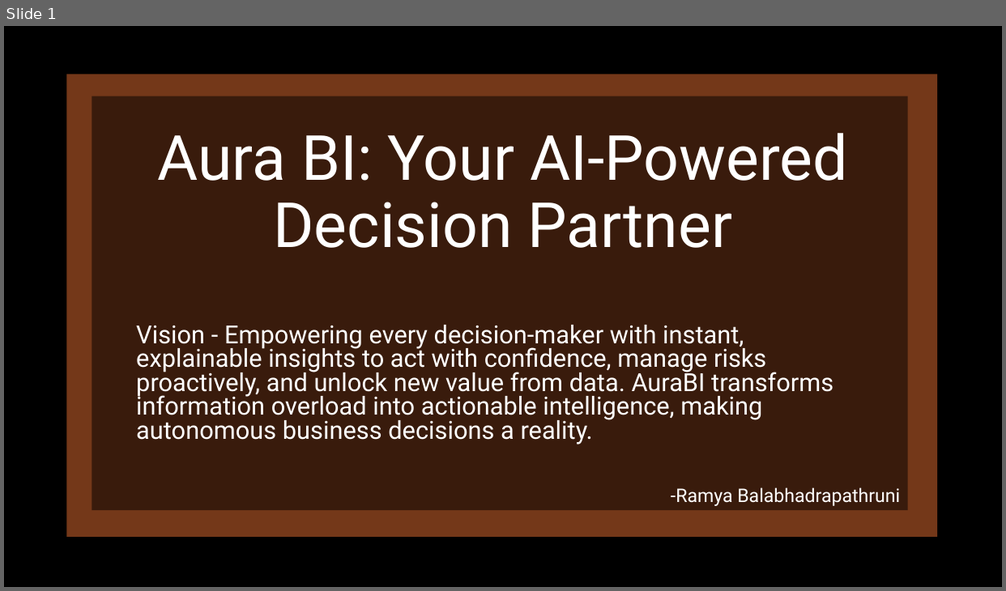
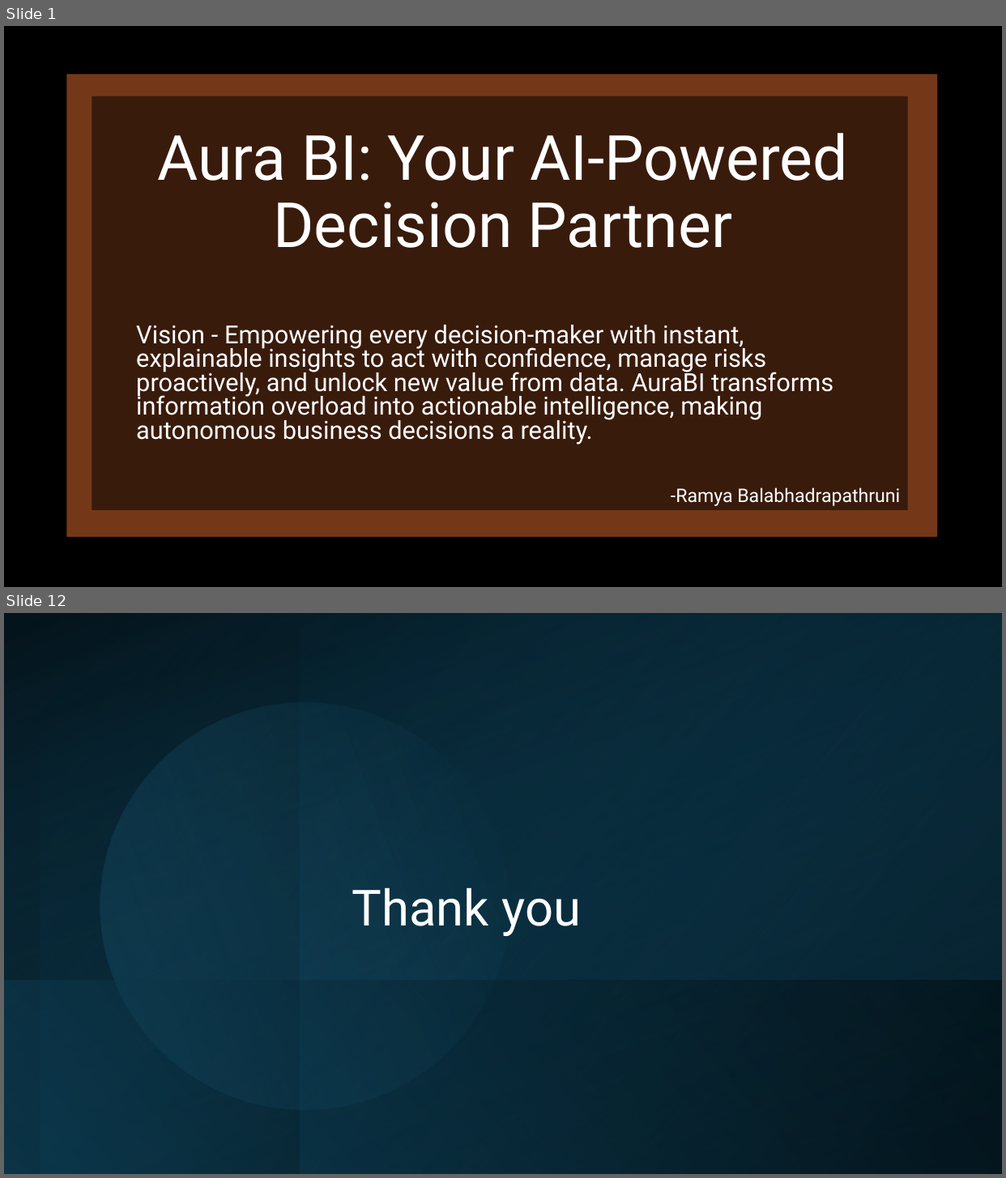
Before and after one commit to RamyaBalabhadrapathruni/autonomous-bi-agent-backup, a slide deck: AuraBI_theautonomousagent.pptx. Shown one above the other, each under a label of ours: slide 1 before the commit, slides 1 and 12 after it; the slides between them are not shown. The pictures are 1006x591 and 1006x1178 pixels, drawn with LibreOffice and Linux fonts; fonts in the diff are those of the drawing. Boxes give left, top, right and bottom in pixels: in the first picture for what was removed or moved away, otherwise in the second. Text is boxed around its words. In the diff, an @@ line names an element or a change of style, - is before the commit and + after.

```diff
--- a/AuraBI_theautonomousagent.pptx
+++ b/AuraBI_theautonomousagent.pptx
@@ slide 12 added at box(4, 613, 1002, 1174), background #FFFFFF @@
@@ rectangle added at box(4, 613, 1002, 1174), fill gradient #000000 to #104862 @@
@@ rectangle added at box(4, 613, 299, 1174), fill gradient #104862 to #000000 @@
@@ rectangle added at box(4, 613, 1002, 1174), fill gradient #104862 to #000000 @@
@@ rectangle added at box(40, 613, 1002, 1174), fill gradient #0B3041 to #156082 @@
@@ rectangle added at box(300, 614, 1002, 1174), fill gradient #104862 to #000000 @@
@@ ellipse added at box(68, 671, 541, 1142), fill gradient #156082 to #46B1E1 @@
@@ title added at box(352, 888, 581, 936), 48 pt, text #FFFFFF @@
+Thank you
@@ rectangle added at box(4, 981, 1002, 1174), fill gradient #104862 to #000000 @@
```
Also in this commit, not shown: 4 slides changed, 6 other slides added, 1 slide removed.
